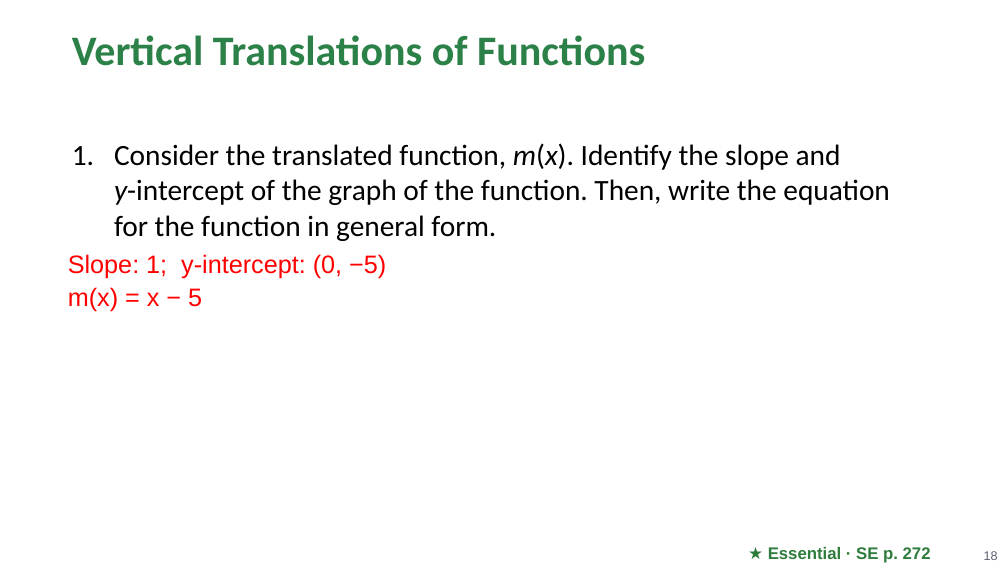
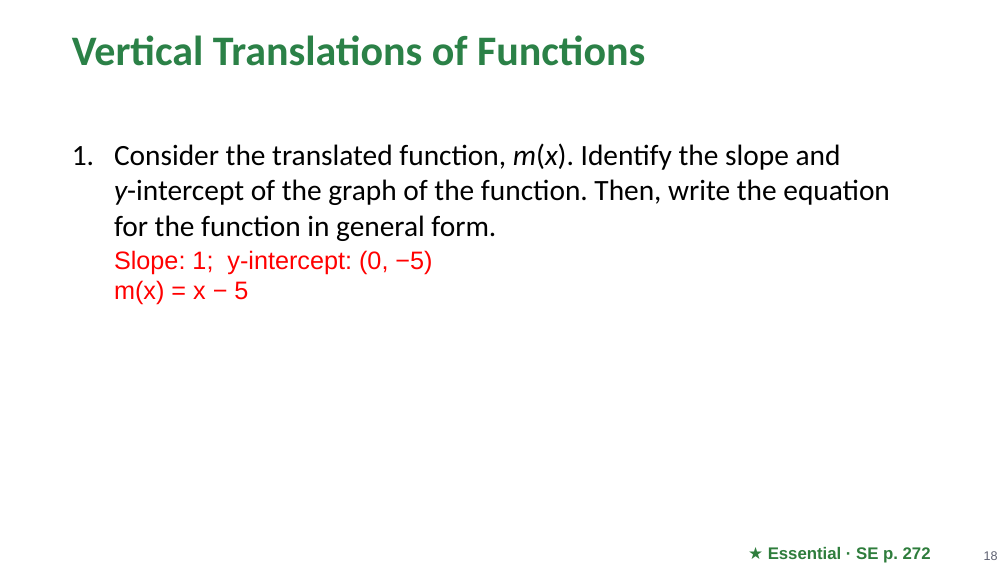
Before and after one commit to Apolloat2022/Algebra1M2U1L4, a slide deck: slide 18 of Module 2 topic 2/BLMathematics_AlgI_M2_T2_L1_LessonSlides_ENG_with_answers.pptx. Drawn at 1008x567 pixels with LibreOffice and Linux fonts; fonts in the diff are those of the drawing; background and template pictures are left out. Boxes give left, top, right and bottom in pixels: in the first picture for what was removed or moved away, otherwise in the second. Text is boxed around its words. In the diff, an @@ line names an element or a change of style, - is before the commit and + after.

```diff
--- a/Module 2 topic 2/BLMathematics_AlgI_M2_T2_L1_LessonSlides_ENG_with_answers.pptx
+++ b/Module 2 topic 2/BLMathematics_AlgI_M2_T2_L1_LessonSlides_ENG_with_answers.pptx
@@ text removed at [68, 254, 386, 312] @@
-Slope: 1; y-intercept: (0, −5)
-m(x) = x − 5
@@ text at [114, 250, 432, 305]: paragraph added @@
+  Slope: 1; y-intercept: (0, −5)
+  m(x) = x − 5
```
Also in this commit, not shown: 8 other slides changed, 4 other files.
